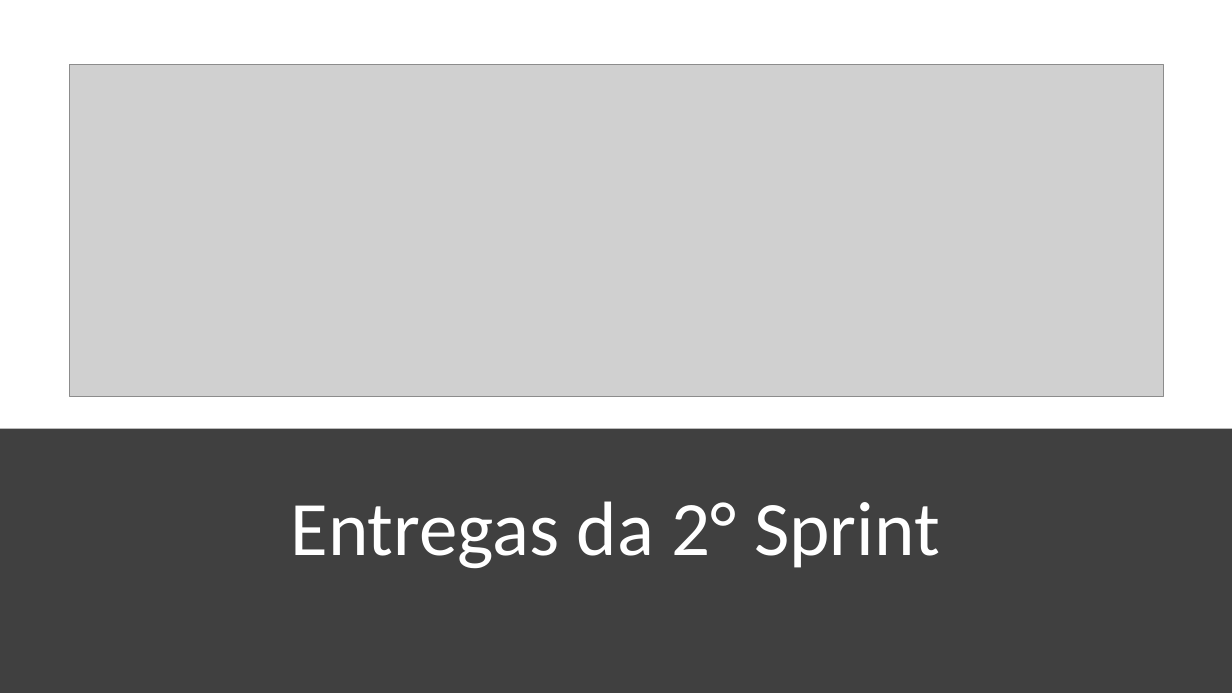
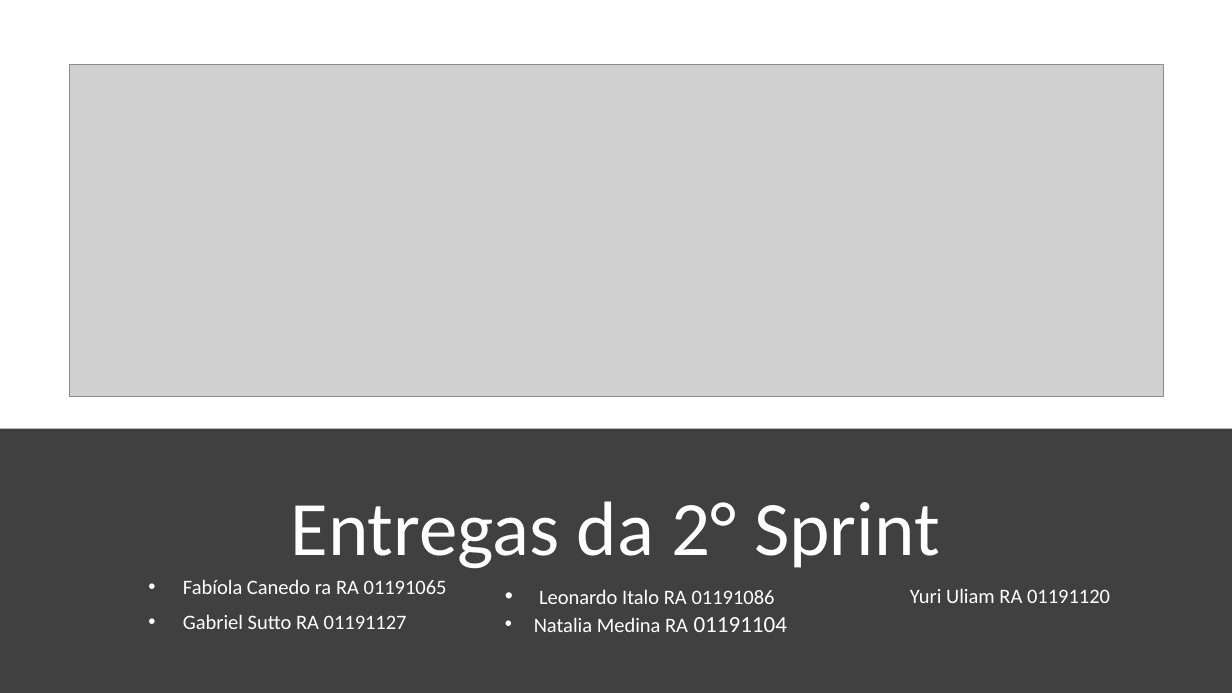
Before and after one commit to Fabicaneyu/.mineHash, a slide deck: slide 1 of Documentação/Slides/Entregas da 2° Sprint.pptx. Drawn at 1232x693 pixels with LibreOffice and Linux fonts; fonts in the diff are those of the drawing; grey boxes stand for pictures. Boxes give left, top, right and bottom in pixels: in the first picture for what was removed or moved away, otherwise in the second. Text is boxed around its words. In the diff, an @@ line names an element or a change of style, - is before the commit and + after.

Commit message:
atualização do ppt da 2° Sprint

```diff
--- a/Documentação/Slides/Entregas da 2° Sprint.pptx
+++ b/Documentação/Slides/Entregas da 2° Sprint.pptx
@@ subtitle added at (183,579,447,629), 16 pt, text #FFFFFF @@
+• Fabíola Canedo ra RA 01191065
+• Gabriel Sutto RA 01191127
@@ text added at (534,589,788,632), 16 pt, text #FFFFFF @@
+• Leonardo Italo RA 01191086
+• Natalia Medina RA 01191104
@@ text added at (910,588,1110,603), 16 pt, text #FFFFFF @@
+      Yuri Uliam RA 01191120
```
Also in this commit, not shown: 1 slide added, 2 other files.
